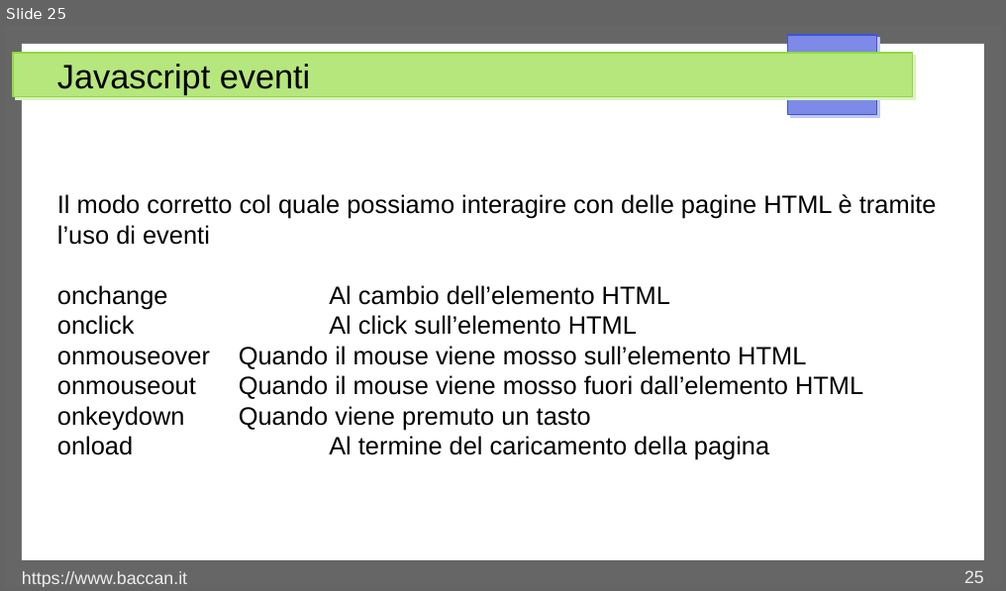
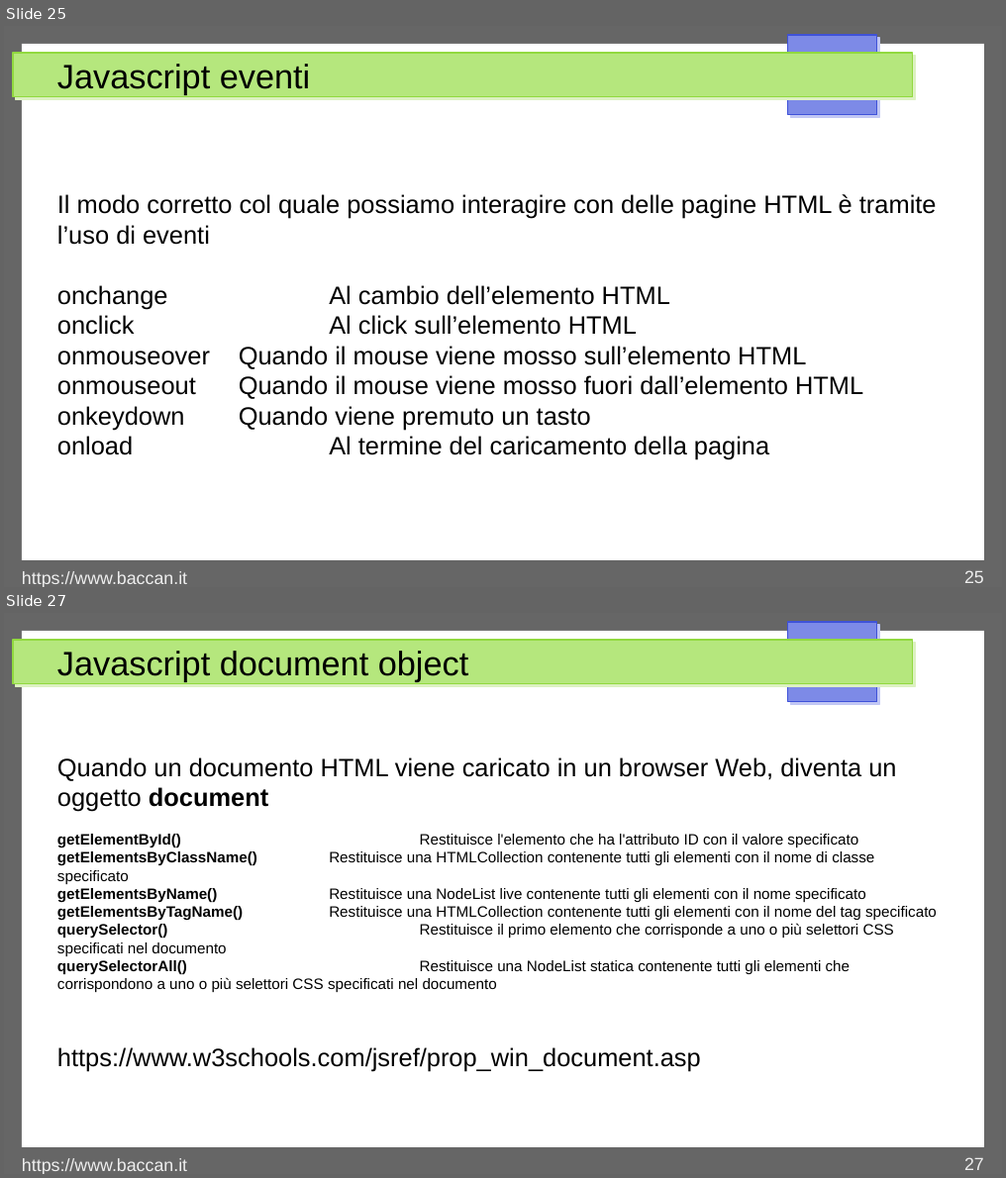
Before and after one commit to matteobaccan/CorsoJavascript, a slide deck: Chapter_Javascript.odp. Shown one above the other, each under a label of ours: slide 25 before the commit, slides 25 and 27 after it; the slides between them are not shown. The pictures are 1006x591 and 1006x1178 pixels, drawn with LibreOffice and Linux fonts; fonts in the diff are those of the drawing. Boxes give left, top, right and bottom in pixels: in the first picture for what was removed or moved away, otherwise in the second. Text is boxed around its words. In the diff, an @@ line names an element or a change of style, - is before the commit and + after.

```diff
--- a/Chapter_Javascript.odp
+++ b/Chapter_Javascript.odp
@@ slide 27 added at (x1=4, y1=613, x2=1002, y2=1174), background #FFFFFF; not listed: 4 template elements that a slide beside it also shows @@
@@ title added at (x1=57, y1=651, x2=468, y2=681), 27 pt, text #000000 @@
+Javascript document object
@@ text added at (x1=57, y1=758, x2=937, y2=1071), 12 pt, text #000000 @@
+Quando un documento HTML viene caricato in un browser Web, diventa un oggetto document
+getElementById() Restituisce l'elemento che ha l'attributo ID con il valore specificato
+getElementsByClassName() Restituisce una HTMLCollection contenente tutti gli elementi con il nome di classe specificato
+getElementsByName() Restituisce una NodeList live contenente tutti gli elementi con il nome specificato
+getElementsByTagName() Restituisce una HTMLCollection contenente tutti gli elementi con il nome del tag specificato
+querySelector() Restituisce il primo elemento che corrisponde a uno o più selettori CSS specificati nel documento
+querySelectorAll() Restituisce una NodeList statica contenente tutti gli elementi che corrispondono a uno o più selettori CSS specificati nel documento
+https://www.w3schools.com/jsref/prop_win_document.asp
@@ text added at (x1=22, y1=1158, x2=187, y2=1174), 14 pt, text #EEEEEE @@
+https://www.baccan.it
@@ page number added at (x1=964, y1=1157, x2=984, y2=1170), 14 pt, text #EEEEEE @@
+27
```
Also in this commit, not shown: 1 other slide added, 7 other files.
